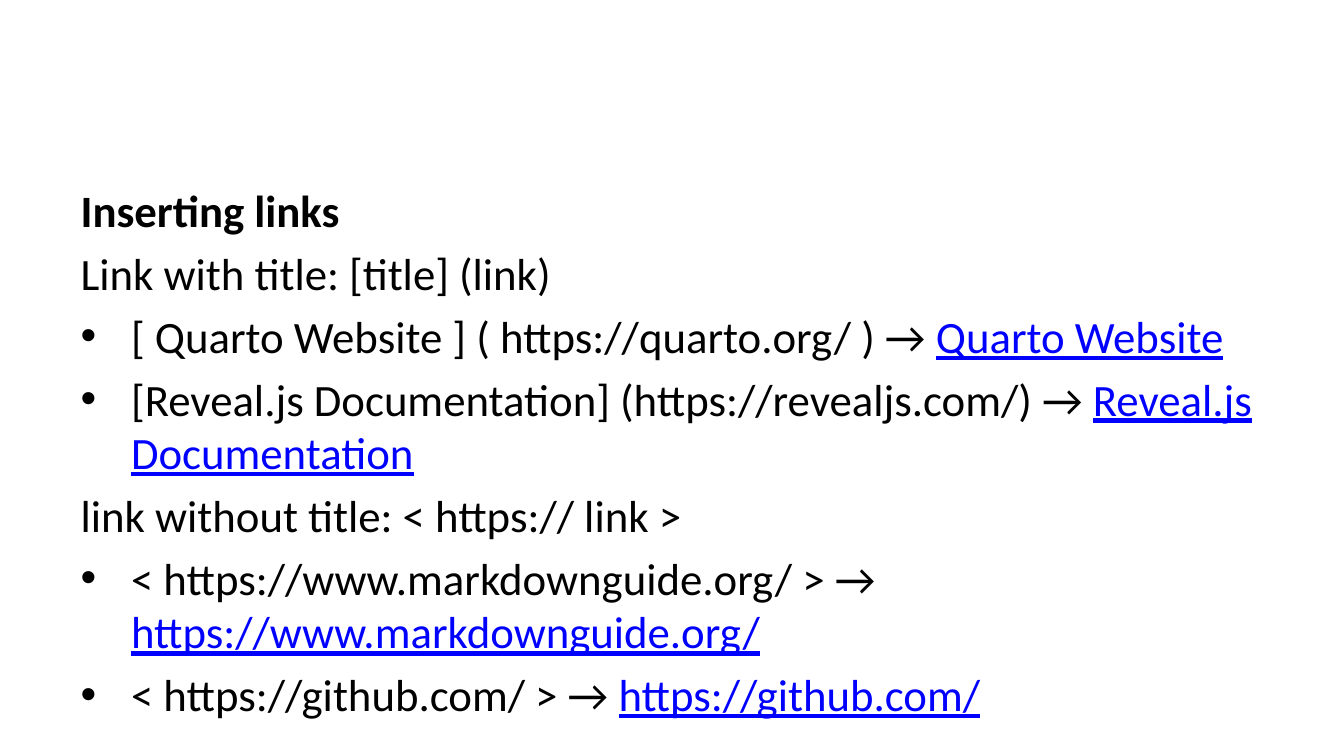
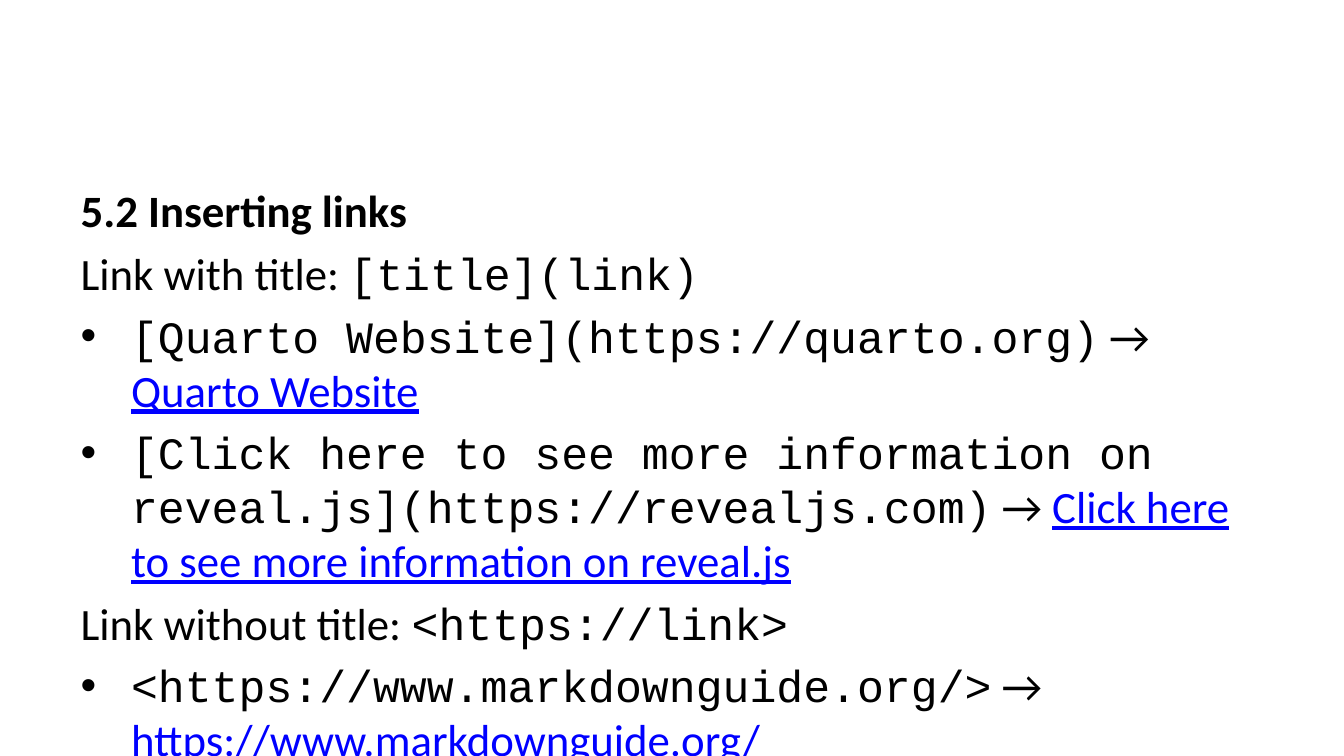
Before and after one commit to lmu-osc/train-the-trainer-student-track-OS, a slide deck: slide 43 of _site/materials/OS-M3/OS-M3-S6-Quarto/OS-M3-S6-Quarto-slides.pptx (slide 40 before the commit). Drawn at 1344x756 pixels with LibreOffice and Linux fonts; fonts in the diff are those of the drawing. Boxes give left, top, right and bottom in pixels: in the first picture for what was removed or moved away, otherwise in the second. Text is boxed around its words. In the diff, an @@ line names an element or a change of style, - is before the commit and + after.

```diff
--- a/_site/materials/OS-M3/OS-M3-S6-Quarto/OS-M3-S6-Quarto-slides.pptx
+++ b/_site/materials/OS-M3/OS-M3-S6-Quarto/OS-M3-S6-Quarto-slides.pptx
@@ text at box(81, 195, 1229, 712): text changed; font Calibri to Courier New @@
-Inserting links
-Link with title: [title] (link)
-• [ Quarto Website ] ( https://quarto.org/ ) → Quarto Website
-• [Reveal.js Documentation] (https://revealjs.com/) → Reveal.js Documentation
-link without title: < https:// link >
-• < https://www.markdownguide.org/ > → https://www.markdownguide.org/
-• < https://github.com/ > → https://github.com/
+5.2 Inserting links
+Link with title: [title](link)
+• [Quarto Website](https://quarto.org) → Quarto Website
+• [Click here to see more information on reveal.js](https://revealjs.com) → Click here to see more information on reveal.js
+Link without title: <https://link>
+• <https://www.markdownguide.org/> → https://www.markdownguide.org/
+• <https://github.com/> → https://github.com/
```
Also in this commit, not shown: 72 other slides changed, 7 slides added, 4 slides removed, 39 other files.
